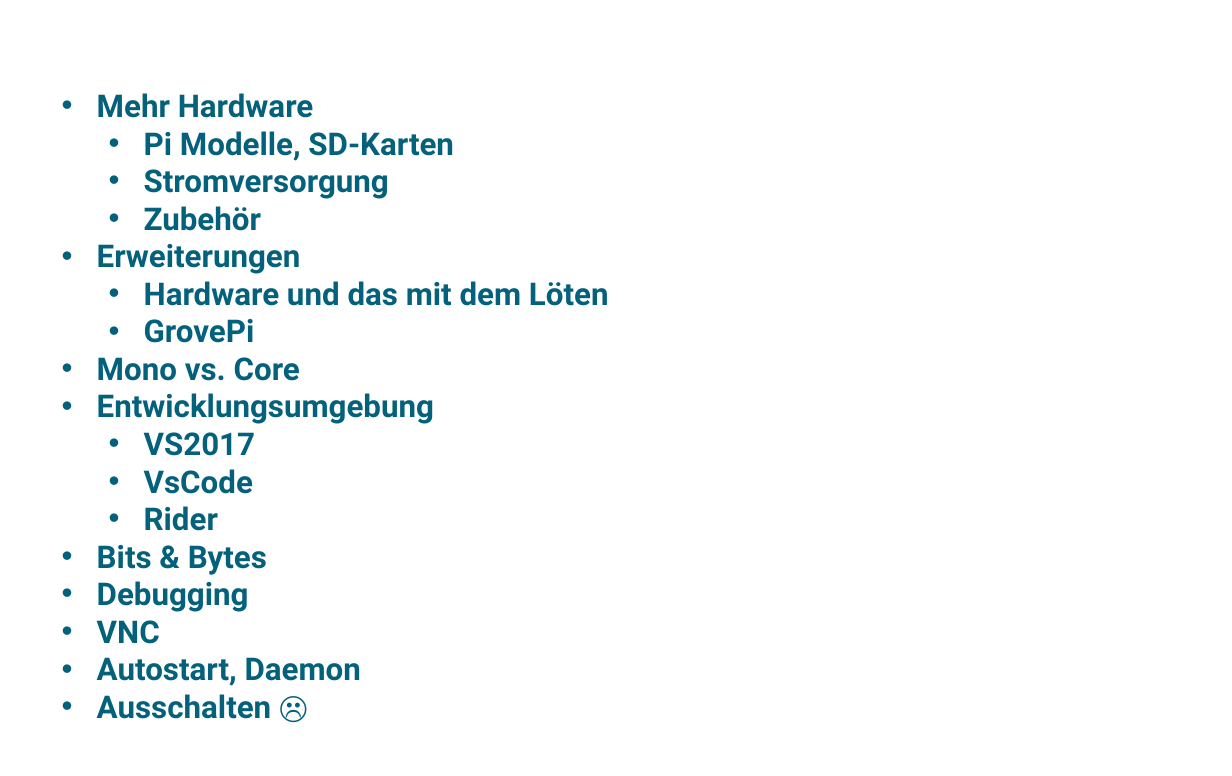
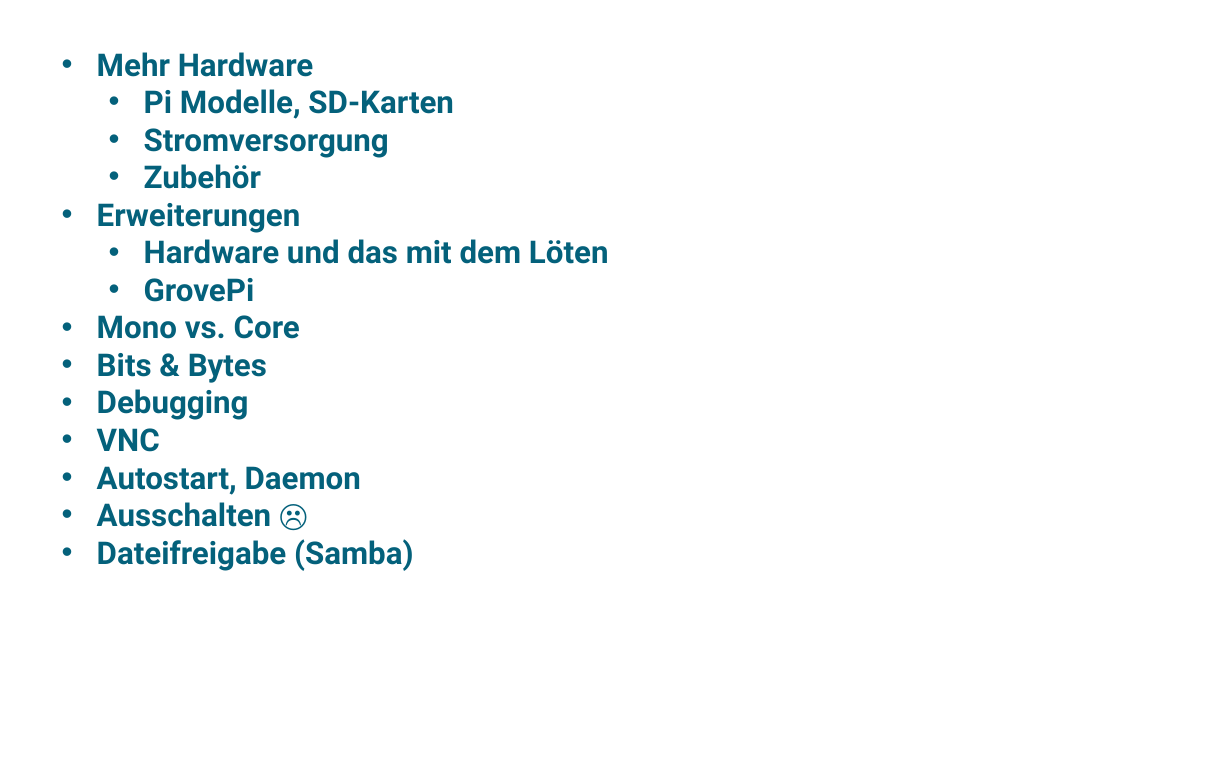
Before and after one commit to FrankPfattheicher/RaspiDotnet, a slide deck: slide 19 of Slides/RaspiDotnet.pptx (slide 11 before the commit). Drawn at 1232x776 pixels with LibreOffice and Linux fonts; fonts in the diff are those of the drawing; background and template pictures are left out. Boxes give left, top, right and bottom in pixels: in the first picture for what was removed or moved away, otherwise in the second. Text is boxed around its words. In the diff, an @@ line names an element or a change of style, - is before the commit and + after.

```diff
--- a/Slides/RaspiDotnet.pptx
+++ b/Slides/RaspiDotnet.pptx
@@ text "Mehr Hardware" moved from (x1=97, y1=93, x2=609, y2=686) to (x1=97, y1=52, x2=609, y2=571) @@
@@ text at (x1=97, y1=393, x2=434, y2=531): paragraphs removed @@
-• Entwicklungsumgebung
-  • VS2017
-  • VsCode
-  • Rider
@@ text at (x1=97, y1=539, x2=413, y2=571): paragraph added @@
+• Dateifreigabe (Samba)
```
Also in this commit, not shown: 3 other slides changed, 8 slides added, 3 other files.
